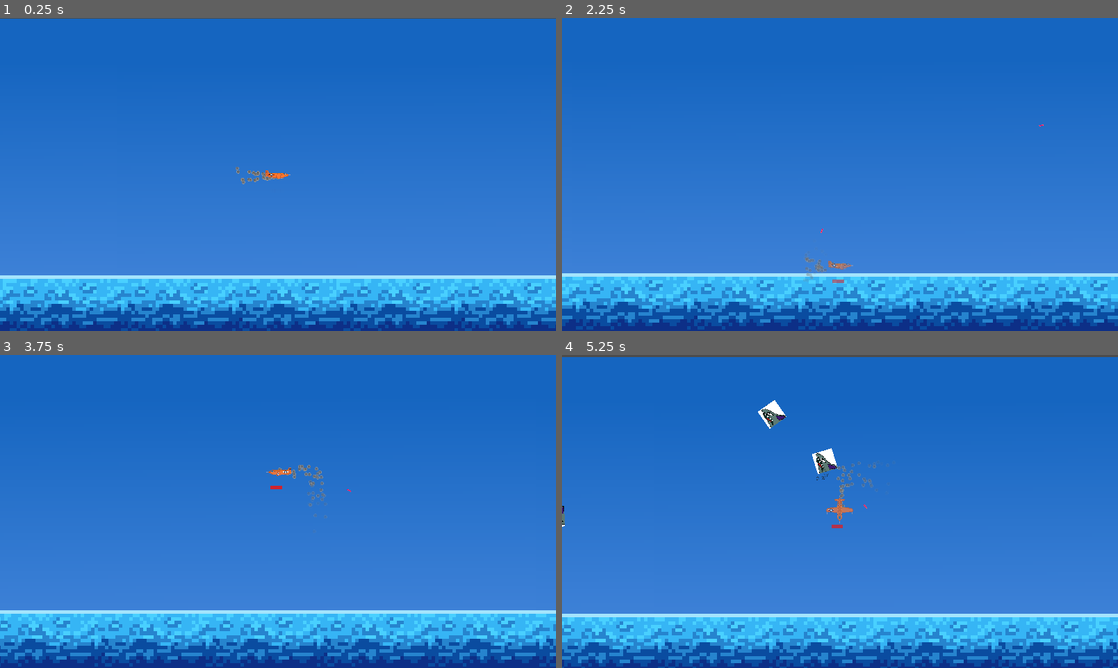
Above: before the commit, frames 1-4 (two rows, left to right).
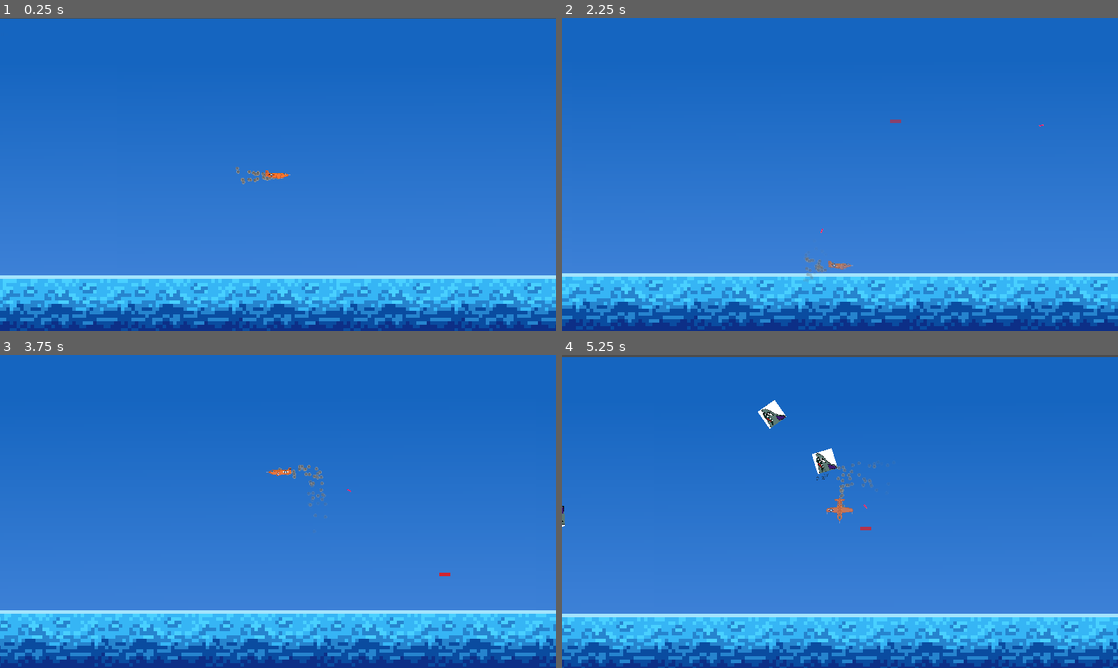
Above: after the commit, the same moments.

Repository: NOTsyrup/Plane-Game
Game: Godot game, scene res://TEMPSCENE.tscn
Two runs of this game, one before a commit and one after it. Both use one fixed random seed, a clock stepped at 60 frames per second and the inputs below.
Inputs (mouse positions are in pixels of both pictures, inside the frame that each line leads up to):
- Up to frame 1 (0.25 s): no input
- Up to frame 2 (2.25 s): move the mouse to (962, 158) at 0.52 s; hold D (player_right) 0.53-1.28 s; hold Space (shoot) 0.53-1.28 s; move the mouse to (728, 190) at 1.27 s; hold S (player_down) 1.28-2.03 s; tap Space (shoot) at 1.35 s; move the mouse to (895, 105) at 2.02 s; hold D (player_right) from 2.03 s (still down); hold Space (shoot) from 2.03 s (still down)
- Up to frame 3 (3.75 s): move the mouse to (250, 574) at 2.77 s; release D (player_right) at 2.78 s; release Space (shoot) at 2.78 s; hold W (player_up) 2.78-3.53 s; tap Space (shoot) at 2.85 s; move the mouse to (444, 558) at 3.52 s; hold A (player_left) from 3.53 s (still down); hold Space (shoot) from 3.53 s (still down)
- Up to frame 4 (5.25 s): move the mouse to (673, 464) at 4.27 s; release Space (shoot) at 4.28 s; tap Space (shoot) at 4.35 s; move the mouse to (867, 511) at 5.02 s; release A (player_left) at 5.03 s; hold S (player_down) from 5.03 s (still down); hold Space (shoot) from 5.03 s (still down)

The runs differ from the first frame. In frame 2, less than 0.1% of the frame differs, in the area x 48-61%, y 32-85%; in frame 3, less than 0.1%; in frame 4, less than 0.1%.

Commit message:
Cooldown on crosshair

Diff:
--- a/Player/BasePlane.gd
+++ b/Player/BasePlane.gd
@@ -108,15 +108,15 @@
 
 func update_progress_bar():
 	if not is_cooldown:
-		$TextureProgress.value = $FireRateTimer.time_left
+		$ShootCooldown.value = $FireRateTimer.time_left
 	else:
-		$TextureProgress.value = 0
+		$ShootCooldown.value = 0
 
 
 func _ready():
 	$FireRateTimer.wait_time = RATE_OF_FIRE
 	$Sprite.play()
-	$TextureProgress.max_value = RATE_OF_FIRE
+	$ShootCooldown.max_value = RATE_OF_FIRE
 
 
 func _on_Timer_timeout():
--- a/Player/BasePlane.tscn
+++ b/Player/BasePlane.tscn
@@ -10,10 +10,7 @@
 [ext_resource path="res://Player/Particles/ExplosionParticle.tscn" type="PackedScene" id=8]
 [ext_resource path="res://Player/ProgressBar/FullProgress.png" type="Texture" id=9]
 [ext_resource path="res://Player/ProgressBar/NoProgress.png" type="Texture" id=10]
-
-[sub_resource type="AtlasTexture" id=3]
-atlas = ExtResource( 1 )
-region = Rect2( 0, 0, 64, 64 )
+[ext_resource path="res://Player/ShootCooldown.gd" type="Script" id=11]
 
 [sub_resource type="AtlasTexture" id=2]
 atlas = ExtResource( 1 )
@@ -23,13 +20,12 @@
 atlas = ExtResource( 1 )
 region = Rect2( 64, 0, 64, 64 )
 
+[sub_resource type="AtlasTexture" id=3]
+atlas = ExtResource( 1 )
+region = Rect2( 0, 0, 64, 64 )
+
 [sub_resource type="SpriteFrames" id=5]
 animations = [ {
-"frames": [ SubResource( 3 ) ],
-"loop": true,
-"name": "Up",
-"speed": 1.0
-}, {
 "frames": [ SubResource( 2 ) ],
 "loop": true,
 "name": "Left",
@@ -38,6 +34,11 @@
 "frames": [ SubResource( 4 ) ],
 "loop": true,
 "name": "Right",
+"speed": 1.0
+}, {
+"frames": [ SubResource( 3 ) ],
+"loop": true,
+"name": "Up",
 "speed": 1.0
 } ]
 
@@ -113,19 +114,19 @@
 anims/Hit = SubResource( 6 )
 anims/RESET = SubResource( 7 )
 
-[node name="TextureProgress" type="TextureProgress" parent="."]
+[node name="ShootCooldown" type="TextureProgress" parent="."]
 anchor_right = 1.0
-margin_left = -19.0
-margin_top = 32.0
-margin_right = 13.0
-margin_bottom = 40.0
+margin_right = 32.0
+margin_bottom = 8.0
 rect_min_size = Vector2( 32, 3 )
 max_value = 5.0
 step = 0.0
 value = 5.0
 texture_under = ExtResource( 10 )
 texture_progress = ExtResource( 9 )
+fill_mode = 6
 nine_patch_stretch = true
+script = ExtResource( 11 )
 __meta__ = {
 "_edit_use_anchors_": false
 }
--- a/Player/Bell-X1.tscn
+++ b/Player/Bell-X1.tscn
@@ -12,6 +12,13 @@
 [node name="CollisionShape2D" parent="." index="1"]
 position = Vector2( -2, 1.5 )
 
+[node name="ShootCooldown" parent="." index="8"]
+margin_left = 0.0
+margin_top = 0.0
+margin_right = 32.0
+margin_bottom = 8.0
+rect_pivot_offset = Vector2( -16, 32 )
+
 [node name="ShootSound" type="AudioStreamPlayer2D" parent="." index="9"]
 stream = ExtResource( 3 )
 volume_db = -6.0
--- /dev/null
+++ b/Player/ShootCooldown.gd
@@ -0,0 +1,4 @@
+extends TextureProgress
+
+func _process(delta):
+	rect_position += get_local_mouse_position() + Vector2(-16, 32)
Not shown: 1 places in Player/BasePlane.tscn that only renumber resources
